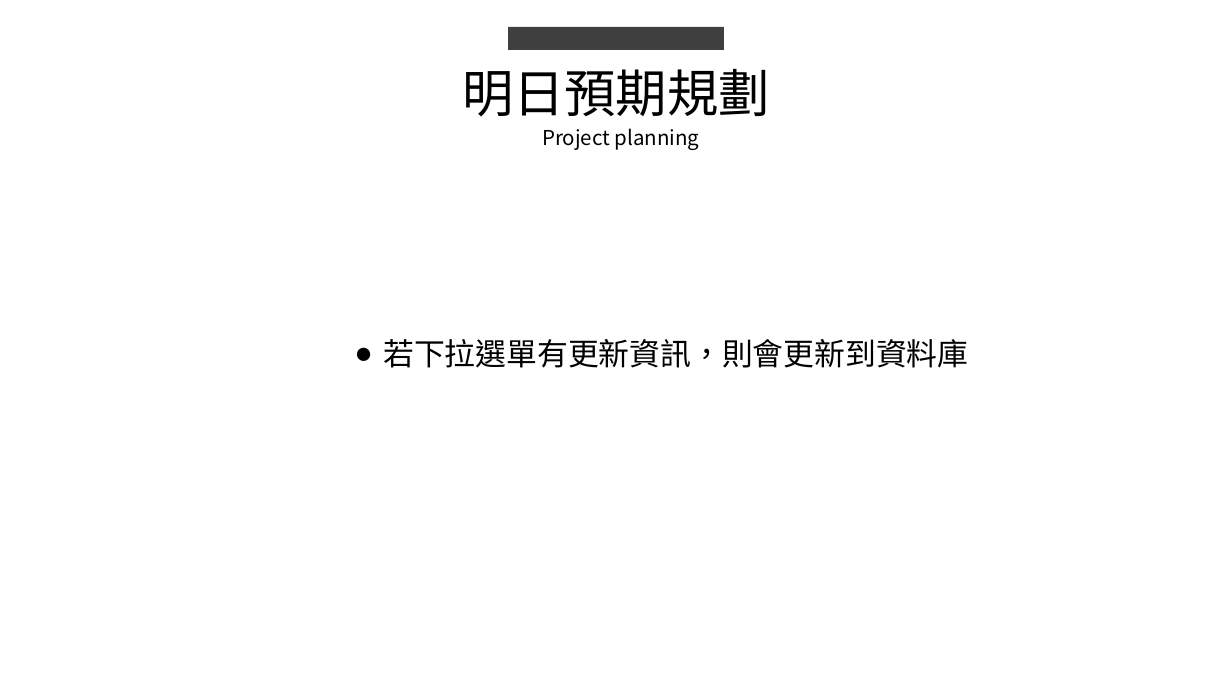
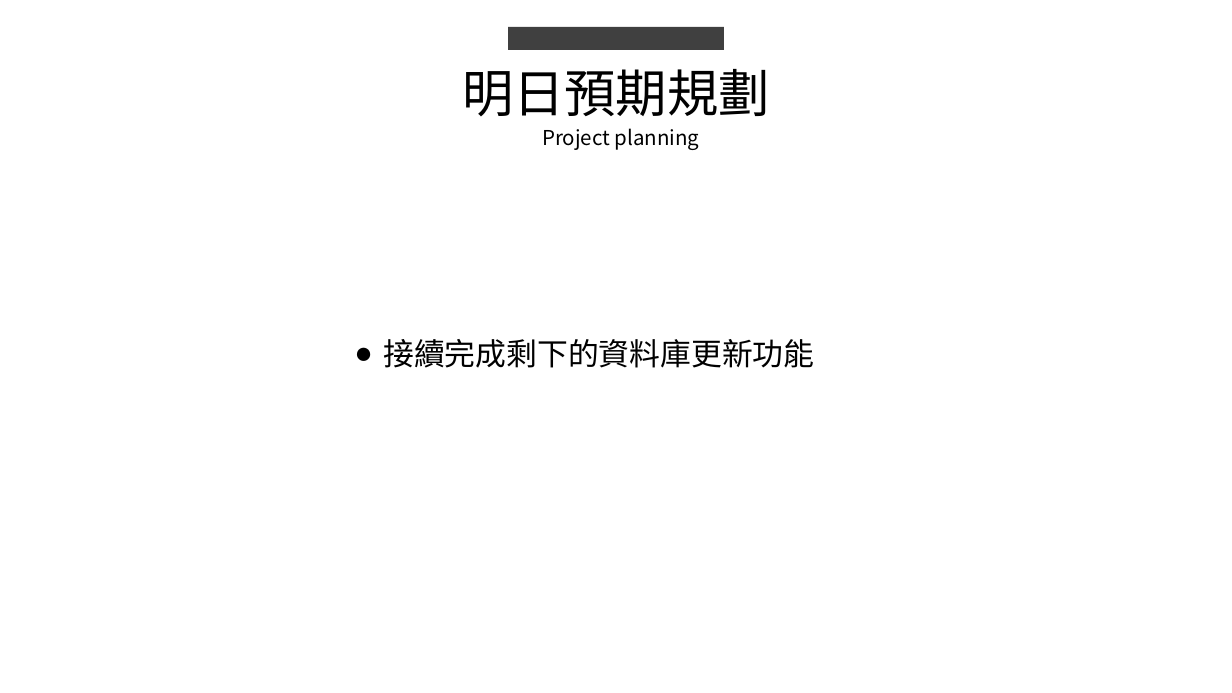
Before and after one commit to king637324/KnowledgeGreenhouseSystem, a slide deck: slide 6 of 工作日報_葉柏漢/2021.08/2021.08.12(加班)~2021.08.13工作日報_葉柏漢.pptx (slide 4 before the commit). Drawn at 1232x693 pixels with LibreOffice and Linux fonts; fonts in the diff are those of the drawing. Boxes give left, top, right and bottom in pixels: in the first picture for what was removed or moved away, otherwise in the second. Text is boxed around its words. In the diff, an @@ line names an element or a change of style, - is before the commit and + after.

```diff
--- a/工作日報_葉柏漢/2021.08/2021.08.12(加班)~2021.08.13工作日報_葉柏漢.pptx
+++ b/工作日報_葉柏漢/2021.08/2021.08.12(加班)~2021.08.13工作日報_葉柏漢.pptx
@@ text at (383,339,814,368): text changed @@
-● 若下拉選單有更新資訊，則會更新到資料庫
+● 接續完成剩下的資料庫更新功能
```
Also in this commit, not shown: 1 other slide changed, 2 slides added, 9 other files.
